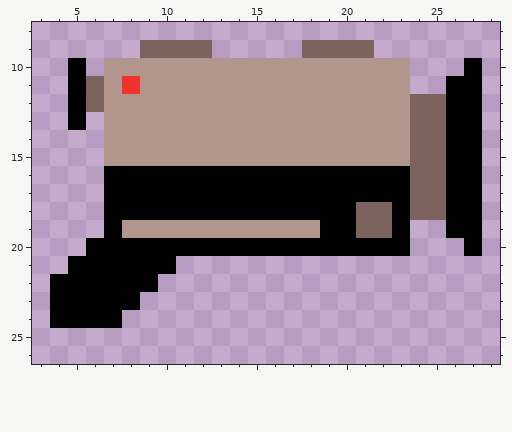
Pixel-art sprite -- packages/nouns-img-permutator/assets/layer-3/head-camcorder.png. The picture above was drawn from the file before the commit.
The file is 32x32 pixels. Shown: x 3..28, y 8..26.
Once edited:
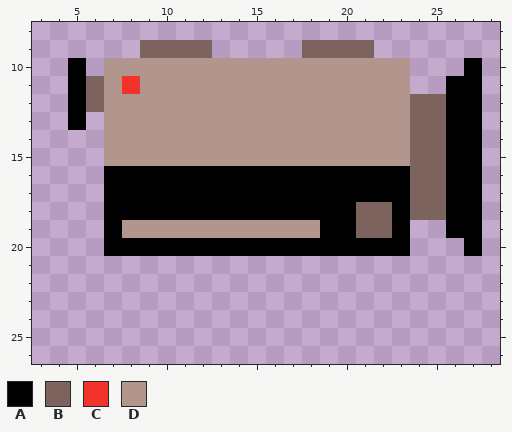
Palette (. is transparent): A #000000  B #7d635e  C #f3322c  D #b2958d
Change:
Changed rows in their new state; - is an unchanged pixel.
first column x 4:
20 --.----
21 -......
22 ......-
23 .....--
24 ....---
Where, in picture pixels (left, top, right, bottom), the same in both pictures:
erased: (50, 238, 176, 328)
